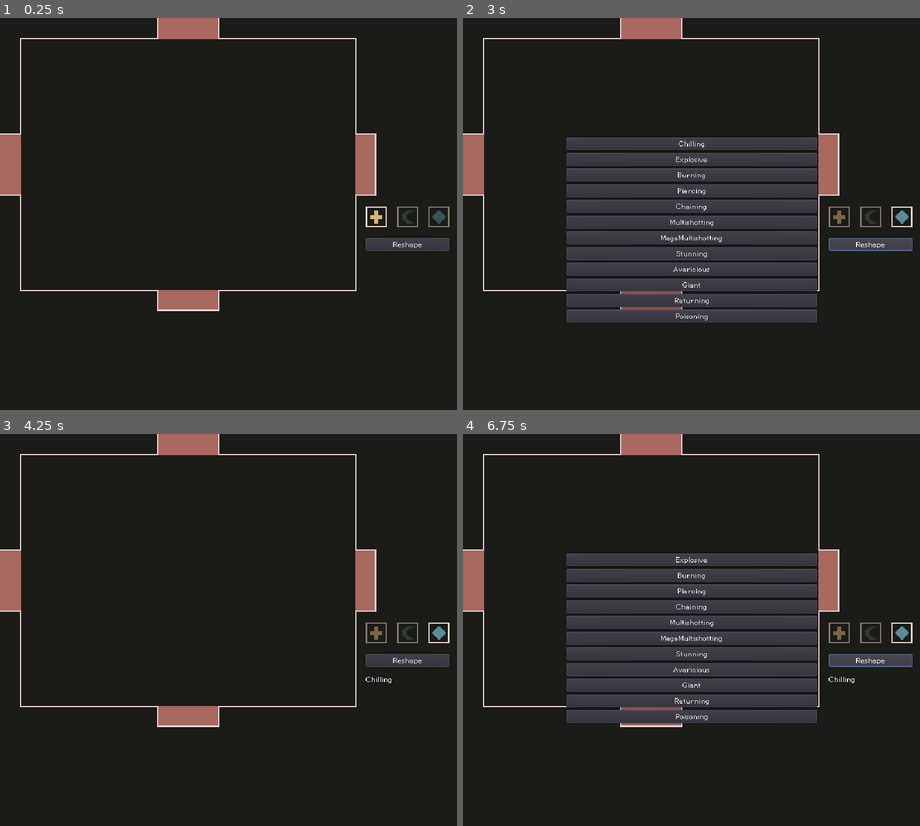
Above: before the commit, frames 1-4 (two rows, left to right).
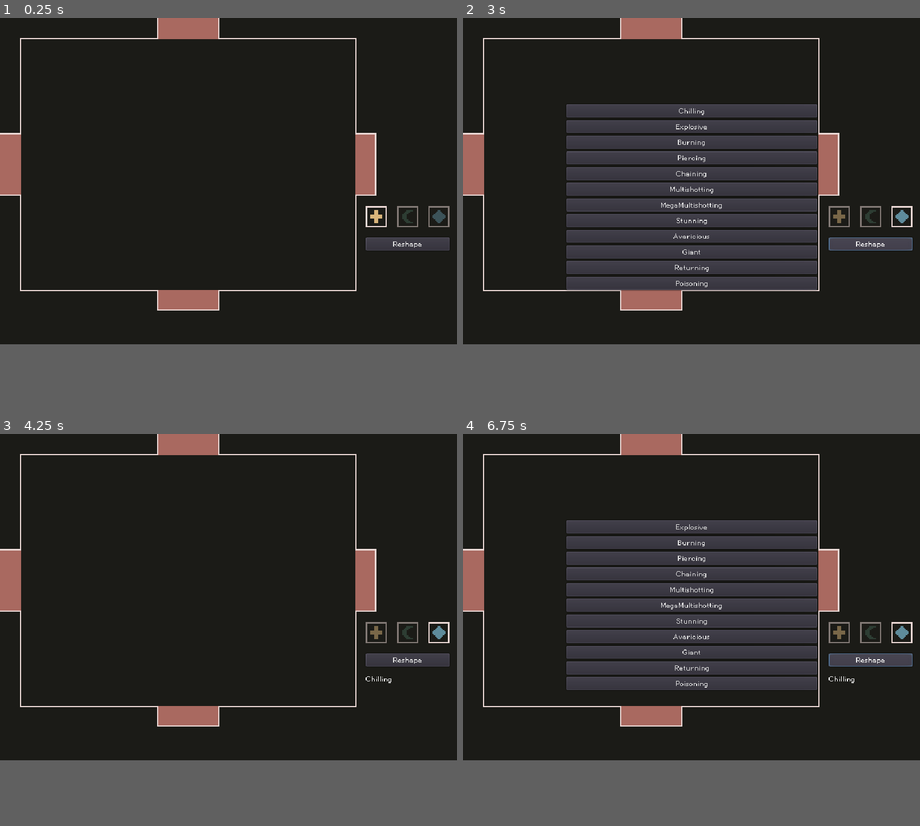
Above: after the commit, the same moments.

Repository: nolenroyalty/ReShape-TD
Game: Godot game, scene res://Main.tscn
Two runs of this game, one before a commit and one after it. Both use one fixed random seed, a clock stepped at 60 frames per second and the inputs below.
Inputs (mouse positions are in pixels of both pictures, inside the frame that each line leads up to; where the layout moved, square brackets give the same spot in the first picture):
- Up to frame 1 (0.25 s): no input
- Up to frame 2 (3 s): click (869, 257) [869, 217] at 0.5 s; click (837, 257) [837, 217] at 1.25 s; click (901, 257) [901, 217] at 2 s; click "Reshape" at 2.75 s
- Up to frame 3 (4.25 s): click "Chilling" at 3.5 s
- Up to frame 4 (6.75 s): click (869, 673) [869, 633] at 4.25 s; click (837, 673) [837, 633] at 5 s; click (901, 673) [901, 633] at 5.75 s; click "Reshape" at 6.5 s
In our replay, the window is 800x686 before the commit and 800x571 after it. These sizes can differ from the game's own. Grey fills any space a smaller window leaves; there, only what the larger window draws over its background counts as a difference.

The runs differ from the first frame. In frame 1, 0.1% of the frame differs, in the area x 0-99%, y 29-75%; in frame 2, 12%, in the area x 0-99%, y 22-78%; in frame 3, 0.1%; in frame 4, 12%.

Commit message:
mostly implement explosions

Diff:
--- a/project.godot
+++ b/project.godot
@@ -43,8 +43,9 @@
 [display]
 
 window/size/width=700
+window/size/height=500
 window/size/test_width=1400
-window/size/test_height=1200
+window/size/test_height=1000
 window/stretch/mode="viewport"
 window/stretch/aspect="keep"
 
--- a/towers/Bullet.gd
+++ b/towers/Bullet.gd
@@ -1,6 +1,9 @@
 extends KinematicBody2D
 
-enum S { NO_TARGET, MOVING_TO_TARGET, MOVING_IN_LAST_DIRECTION, HIT_SOMETHING, FADING }
+enum S { NO_TARGET, MOVING_TO_TARGET, MOVING_IN_LAST_DIRECTION, EXPLODING, HIT_SOMETHING, FADING }
+
+const EXPLOSION_SPEED = 0.35
+const EXPLOSION_SIZE = 5.0
 
 var crescent_bullet = preload("res://towers/sprites/crescentbullet.png")
 var diamond_bullet = preload("res://towers/sprites/diamondbullet.png")
@@ -14,6 +17,8 @@
 var returns = false
 var pierces = 0
 var chains = 0
+var explodes = false
+var explosion_scale_left = 4.0
 var already_hit = {}
 
 func init(shape, stats, target_, initial_direction):
@@ -25,6 +30,7 @@
 	returns = Upgrades.has_return(my_shape)
 	pierces = Upgrades.pierces(my_shape)
 	chains = Upgrades.chains(my_shape)
+	explodes = Upgrades.explodes(my_shape)
 	$ChainRange/CollisionShape2D.shape.radius = my_stats.RANGE_RADIUS
 
 	match my_shape:
@@ -52,9 +58,23 @@
 	var closest = U.get_closest_creep(center, $ChainRange, already_hit)
 	return closest
 
+
+func explode():
+	var t = Tween.new()
+	var start_scale = $Sprite.scale
+	var final_scale = start_scale * EXPLOSION_SIZE
+	t.interpolate_property($Sprite, "scale", null, final_scale, EXPLOSION_SPEED, Tween.TRANS_LINEAR, Tween.EASE_OUT)
+	var current_radius = $Hitbox/Shape.shape.radius
+	var final_radius = current_radius * EXPLOSION_SIZE
+	t.interpolate_property($Hitbox/Shape, "shape:radius", null, final_radius, EXPLOSION_SPEED, Tween.TRANS_LINEAR, Tween.EASE_OUT)
+	add_child(t)
+	t.start()
+	yield(t, "tween_all_completed")
+	state = S.FADING
+
 func hit_something(area):
 	var creep = area.get_parent()
-	if creep.is_in_group("creep"):
+	if creep.is_in_group("creep") and not (creep in already_hit):
 		apply_status_effects(creep)
 		creep.damage(my_damage())
 		already_hit[creep] = true
@@ -66,6 +86,14 @@
 		elif pierces > 0:
 			pierces -= 1
 			state = S.MOVING_IN_LAST_DIRECTION
+		elif explodes:
+			explodes = false
+			explode()
+			chains = 0
+			pierces = 0
+			state = S.EXPLODING
+		elif state == S.EXPLODING:
+			pass
 		else:
 			state = S.HIT_SOMETHING
 
@@ -85,6 +113,8 @@
 	var velocity = my_stats.PROJECTILE_SPEED
 	var _ignore = move_and_collide(direction * velocity * delta)
 
+
+
 func _physics_process(delta):
 	match state:
 		S.NO_TARGET:
@@ -100,6 +130,8 @@
 			move_in_direction(delta)
 		S.HIT_SOMETHING:
 			clear_target_and_free()
+		S.EXPLODING:
+			pass
 		S.FADING:
 			clear_target_and_free()
 
--- a/towers/Bullet.tscn
+++ b/towers/Bullet.tscn
@@ -4,6 +4,7 @@
 [ext_resource path="res://towers/Bullet.gd" type="Script" id=2]
 
 [sub_resource type="CircleShape2D" id=1]
+resource_local_to_scene = true
 radius = 4.0
 
 [sub_resource type="CircleShape2D" id=2]
--- a/towers/Upgrades.gd
+++ b/towers/Upgrades.gd
@@ -64,7 +64,7 @@
 # PROJECTILE_SIZE_MULT = true
 # RETURNS = true
 # POISONS = true
-# DAMAGE_MULT = 1.0
+# DAMAGE_MULT = true
 
 func title(t):
 	match t:
@@ -156,6 +156,9 @@
 func has_return(t):
 	return state[t].RETURNS
 
+func explodes(t):
+	return state[t].EXPLODES
+
 func _ready():
 	for shape in shapes:
 		state[shape] = Stats.new()
Binary file changed: towers/sprites/crescentbullet.png
